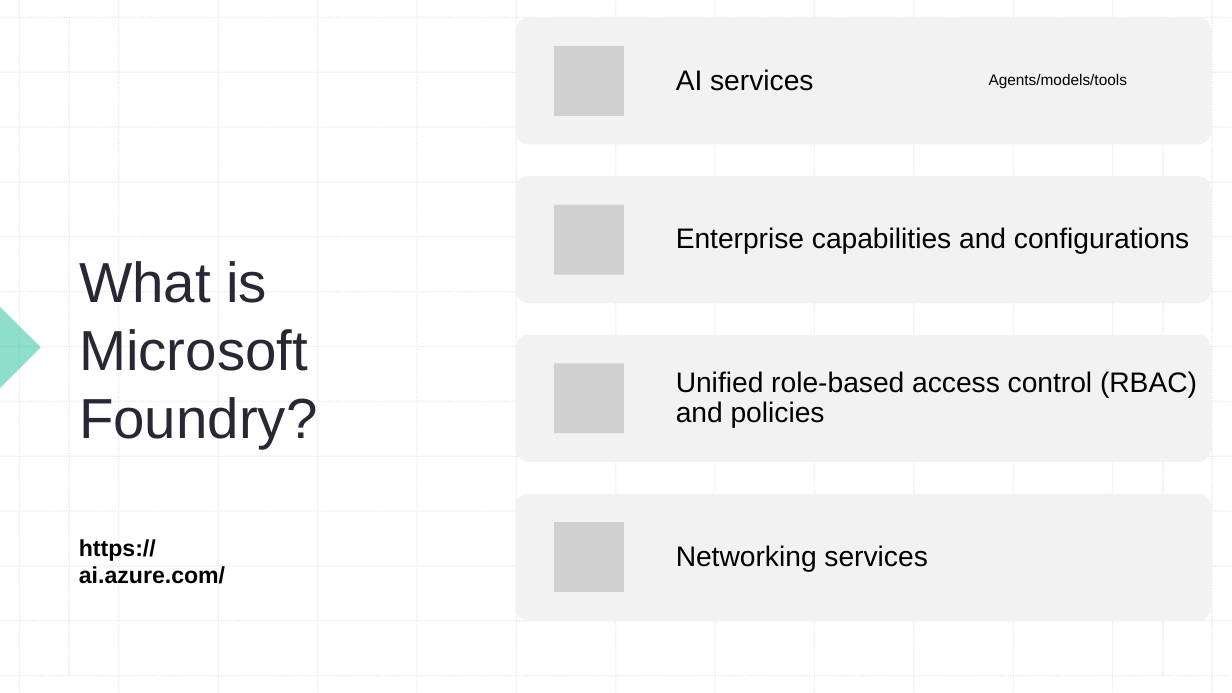
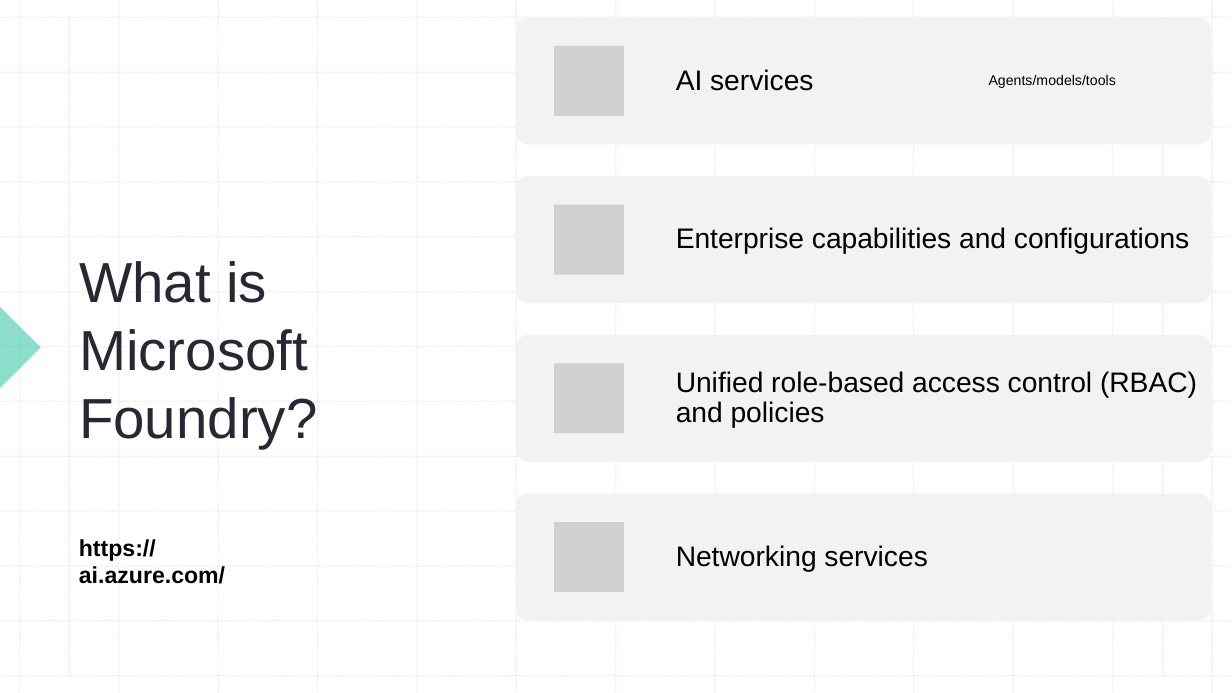
Before and after one commit to alvinashcraft/speaking, a slide deck: slide 5 of 2026/0825_NetDaySwitzerland/FoundryAgents-DotNetDay2026.pptx. Drawn at 1232x693 pixels with LibreOffice and Linux fonts; fonts in the diff are those of the drawing; grey boxes stand for pictures. Boxes give left, top, right and bottom in pixels: in the first picture for what was removed or moved away, otherwise in the second. Text is boxed around its words. In the diff, an @@ line names an element or a change of style, - is before the commit and + after.

```diff
--- a/2026/0825_NetDaySwitzerland/FoundryAgents-DotNetDay2026.pptx
+++ b/2026/0825_NetDaySwitzerland/FoundryAgents-DotNetDay2026.pptx
@@ text "Agents/models/tools" at [989,74,1116,88]: size 12 to 11 pt @@
```
Also in this commit, not shown: 4 other slides changed, 1 other file.
